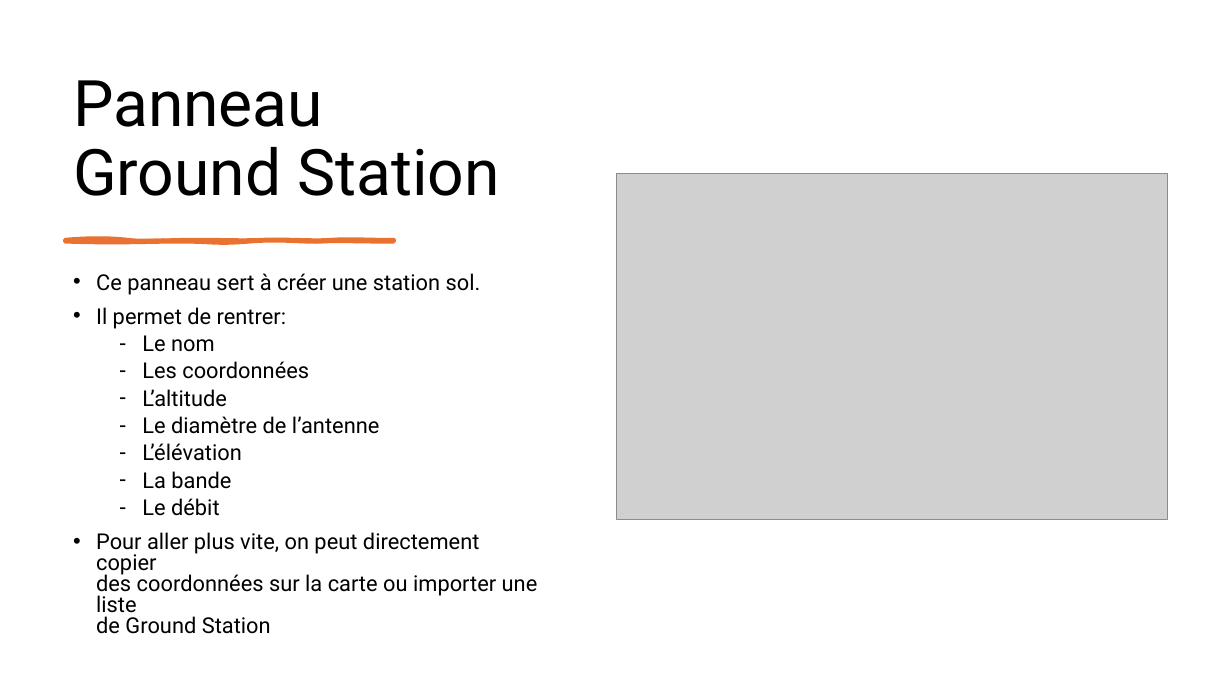
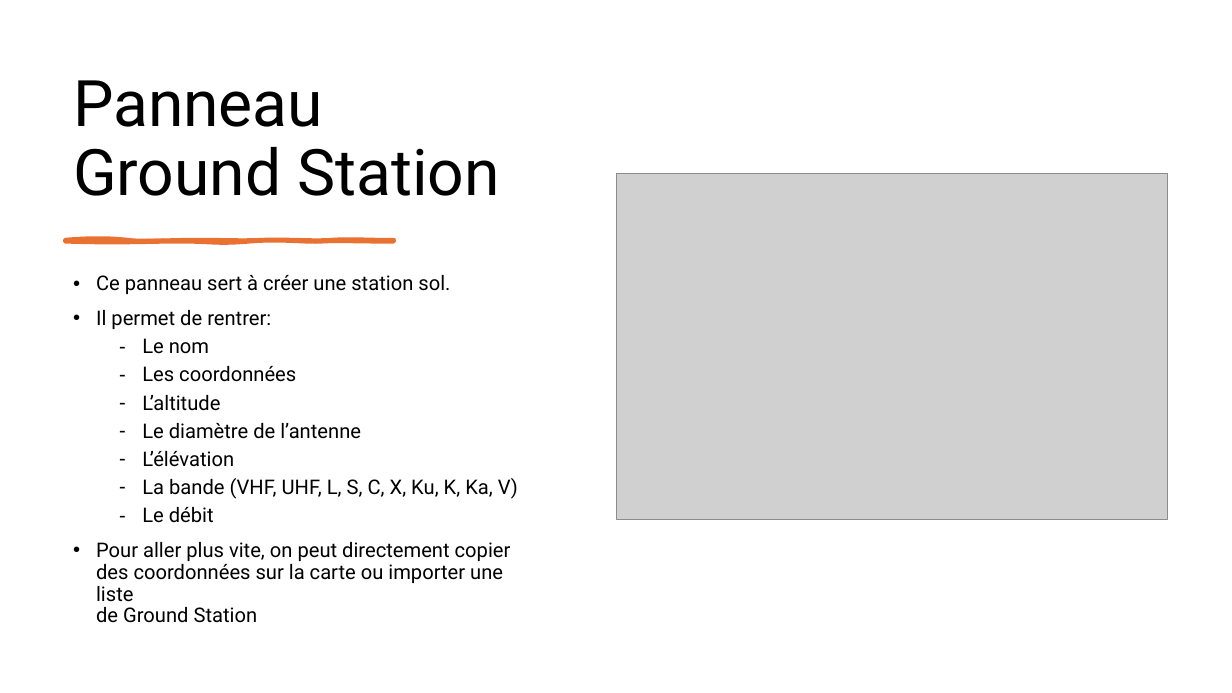
Before and after one commit to leoid3/EO_Tools, a slide deck: slide 6 of User guide.pptx. Drawn at 1232x693 pixels with LibreOffice and Linux fonts; fonts in the diff are those of the drawing; grey boxes stand for pictures. Boxes give left, top, right and bottom in pixels: in the first picture for what was removed or moved away, otherwise in the second. Text is boxed around its words. In the diff, an @@ line names an element or a change of style, - is before the commit and + after.

```diff
--- a/User guide.pptx
+++ b/User guide.pptx
@@ text at (96,275,511,623): size 17 to 15.7 pt in "Ce panneau sert à créer une station ...", "Il permet de rentrer:", "Le nom", "Les coordonnées" and 5 more places; line spacing 0.8 to 0.9 @@
@@ text at (142,478,518,499): text changed; size 17 to 15.7 pt @@
-  – La bande
+  – La bande (VHF, UHF, L, S, C, X, Ku, K, Ka, V)
```
Also in this commit, not shown: 4 other slides changed, 3 slides added, 1 slide removed, 20 other files.
